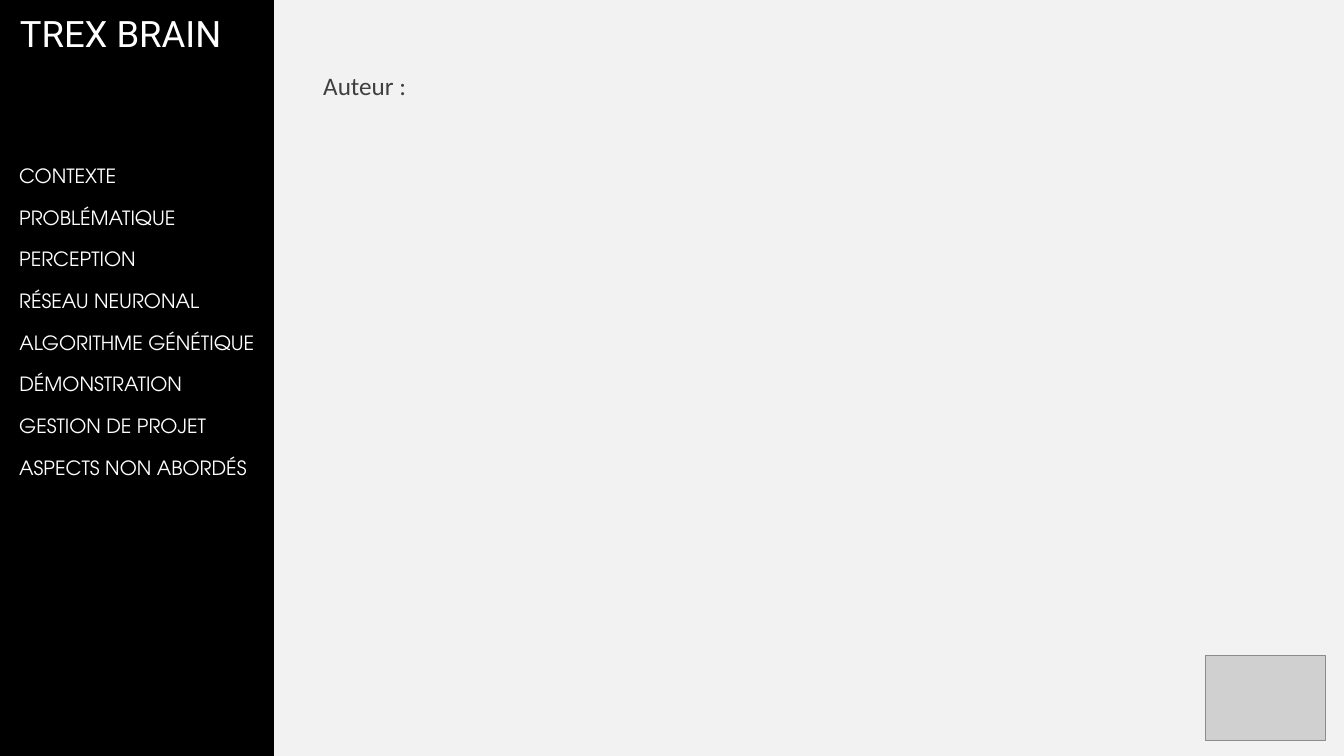
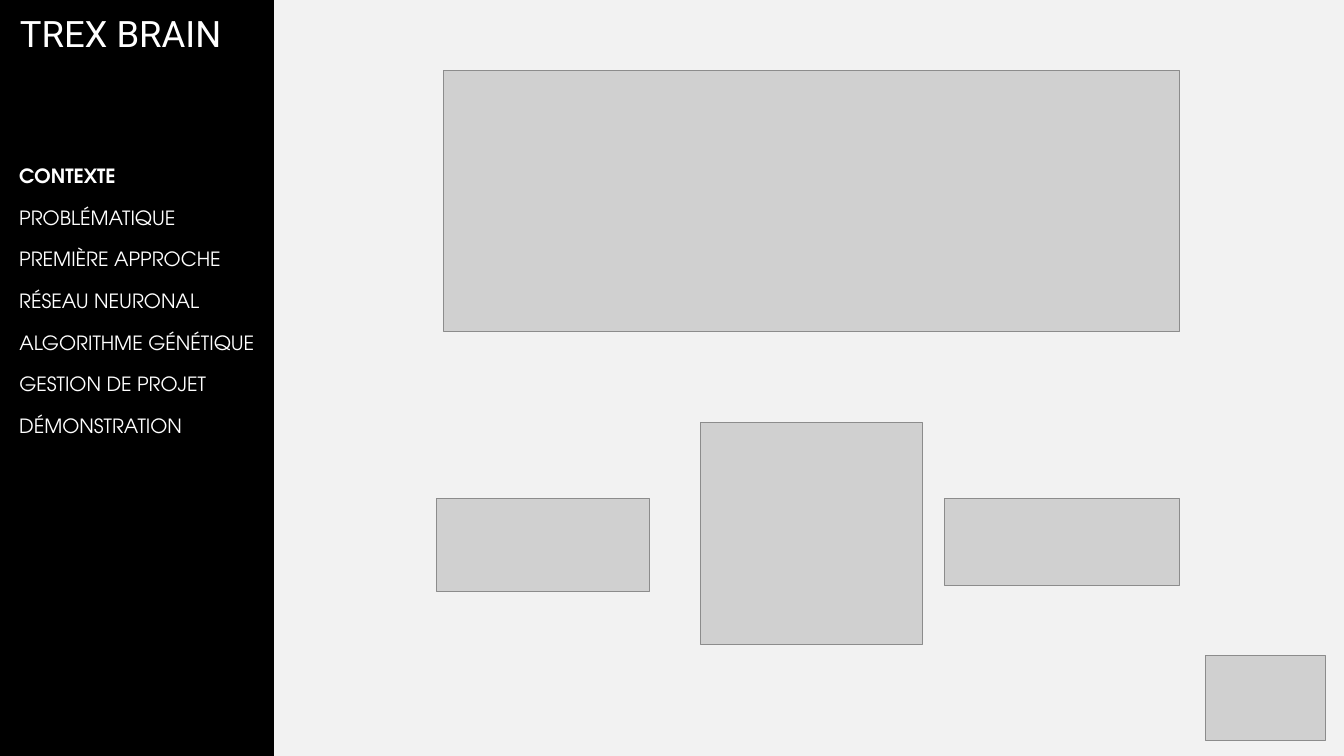
Before and after one commit to corbienassisdev/TRex-Brain, a slide deck: slide 2 of gesp/soutenance/Soutenance_V02.pptx. Drawn at 1344x756 pixels with LibreOffice and Linux fonts; fonts in the diff are those of the drawing; grey boxes stand for pictures; background and template pictures are left out. Boxes give left, top, right and bottom in pixels: in the first picture for what was removed or moved away, otherwise in the second. Text is boxed around its words. In the diff, an @@ line names an element or a change of style, - is before the commit and + after.

```diff
--- a/gesp/soutenance/Soutenance_V02.pptx
+++ b/gesp/soutenance/Soutenance_V02.pptx
@@ text removed at (323, 79, 393, 95) @@
-Auteur :
@@ picture added at (444, 71, 1180, 332) @@
@@ text "CONTEXTE" at (19, 168, 116, 184): bold on @@
@@ text at (19, 247, 221, 267): text changed @@
-PERCEPTION
+PREMIÈRE APPROCHE
@@ text "GESTION DE PROJET": place and size @@
-text "GESTION DE PROJET" at (19, 418, 206, 434)
+text "GESTION DE PROJET" at (19, 376, 206, 392)
@@ text "DÉMONSTRATION": place and size @@
-text "DÉMONSTRATION" at (19, 372, 182, 392)
+text "DÉMONSTRATION" at (19, 414, 182, 434)
@@ picture added at (701, 422, 923, 644) @@
@@ text removed at (19, 456, 247, 476) @@
-ASPECTS NON ABORDÉS
@@ picture added at (437, 498, 649, 592) @@
@@ picture added at (945, 498, 1181, 585) @@
```
Also in this commit, not shown: 22 other slides changed, 2 slides added, 1 slide removed, 5 other files.
